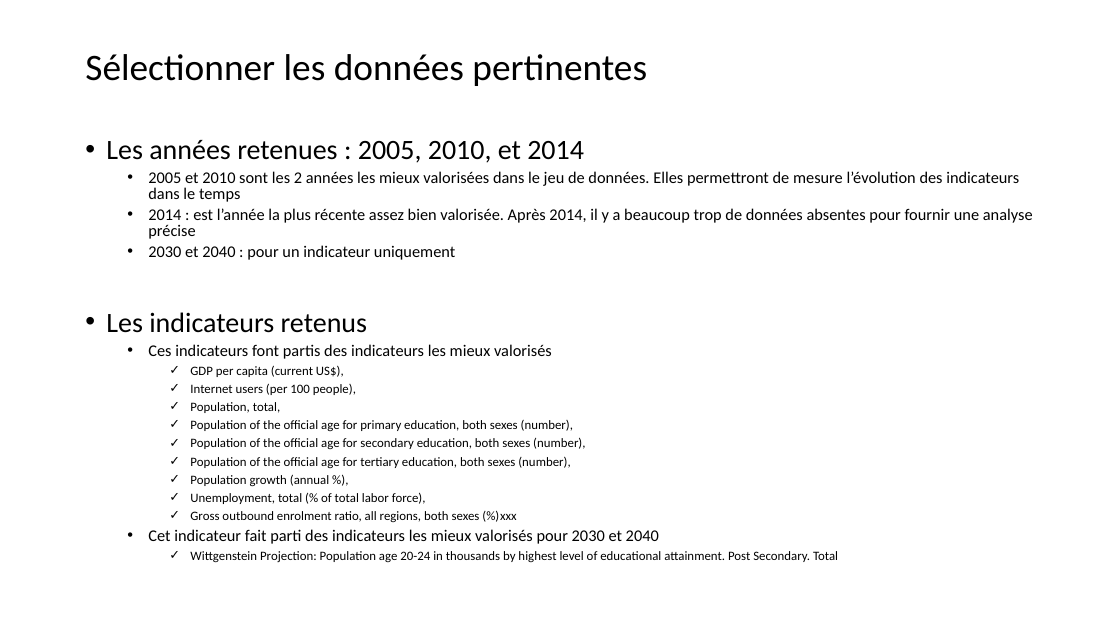
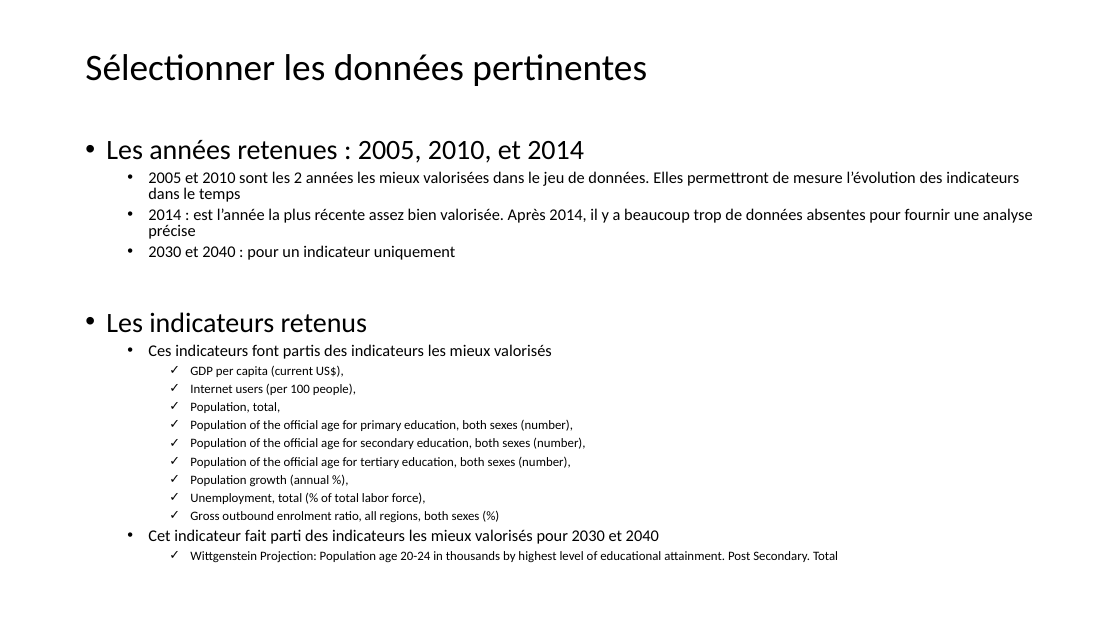
Before and after one commit to ludovic-source/Data_scientist_formation, a slide deck: slide 8 of livrables/Projet_2_presentation_Ludovic_Chimier.pptx. Drawn at 1120x630 pixels with LibreOffice and Linux fonts; fonts in the diff are those of the drawing. Boxes give left, top, right and bottom in pixels: in the first picture for what was removed or moved away, otherwise in the second. Text is boxed around its words. In the diff, an @@ line names an element or a change of style, - is before the commit and + after.

```diff
--- a/livrables/Projet_2_presentation_Ludovic_Chimier.pptx
+++ b/livrables/Projet_2_presentation_Ludovic_Chimier.pptx
@@ text at [190, 511, 480, 522]: text changed @@
-    ✓ Gross outbound enrolment ratio, all regions, both sexes (%)xxx
+    ✓ Gross outbound enrolment ratio, all regions, both sexes (%)
```
Also in this commit, not shown: 4 other slides changed, 6 slides added, 1 slide removed.
